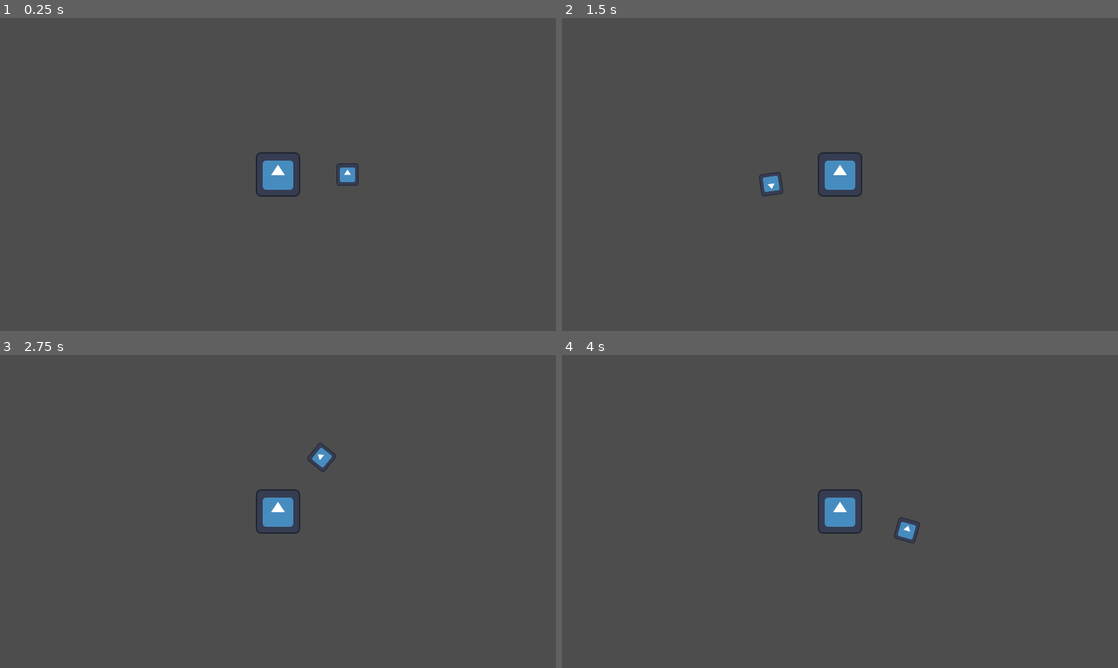
Above: before the commit, frames 1-4 (two rows, left to right).
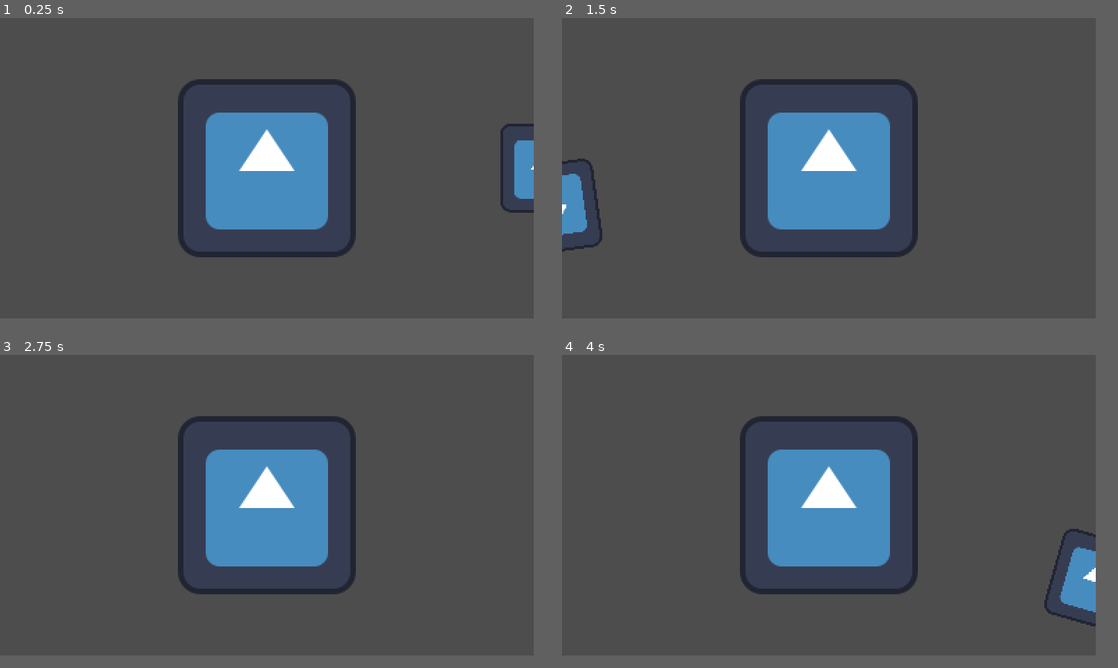
Above: after the commit, the same moments.

Repository: ACristoff/miniveilmist
Game: Godot game, scene res://game/scenes/debug_scene.tscn
Same seed, same stepped clock (60 frames per second), same inputs: the game is played once before the commit and once after it. The engine's default icon, where the game draws it, is replaced by a stand-in: a white triangle on a blue panel in a dark square.
Inputs (mouse positions are in pixels of both pictures, inside the frame that each line leads up to):
- Up to frame 1 (0.25 s): no input
- Up to frame 2 (1.5 s): tap Enter at 0.5 s; move the mouse to (962, 158) at 0.52 s; hold Right (ui_right) 0.53-1.28 s; tap Space at 1.25 s; move the mouse to (728, 190) at 1.27 s; hold Down (ui_down) from 1.28 s (still down)
- Up to frame 3 (2.75 s): tap Enter at 2 s; move the mouse to (333, 442) at 2.02 s; release Down (ui_down) at 2.03 s; hold Right (ui_right) from 2.03 s (still down)
- Up to frame 4 (4 s): tap Space at 2.75 s; move the mouse to (812, 574) at 2.77 s; release Right (ui_right) at 2.78 s; hold Up (ui_up) 2.78-3.53 s; tap Enter at 3.5 s; move the mouse to (1006, 558) at 3.52 s; hold Left (ui_left) from 3.53 s (still down)
In our replay, the window is 800x450 before the commit and 768x432 after it. These sizes can differ from the game's own. Grey fills any space a smaller window leaves; there, only what the larger window draws over its background counts as a difference.

The runs differ from the first frame. In frame 1, 11% of the frame differs, in the area x 32-96%, y 19-77%; in frame 2, 11%; in frame 3, 9.9%; in frame 4, 11%, in the area x 32-96%, y 19-87%.

Commit message:
Mini little project settings
Arigathanks gosaimuch

Diff:
--- a/project.godot
+++ b/project.godot
@@ -17,5 +17,10 @@
 
 [display]
 
-window/size/viewport_width=1600
-window/size/viewport_height=900
+window/size/viewport_width=384
+window/size/viewport_height=216
+window/stretch/mode="viewport"
+
+[rendering]
+
+textures/canvas_textures/default_texture_filter=0
Binary file added: assets/mockup2.png
Not shown, added: assets/mockup2.png.import
